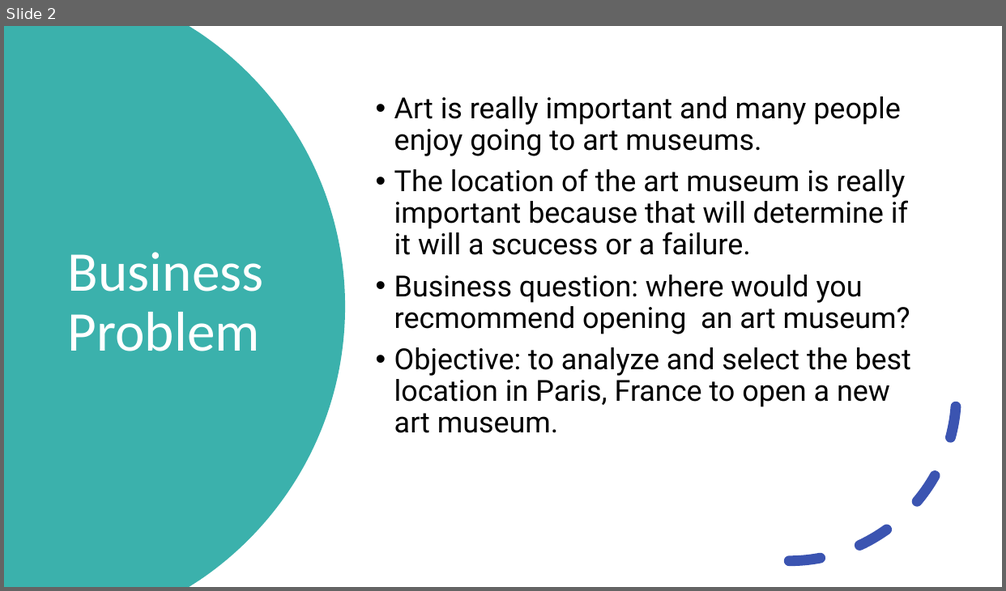
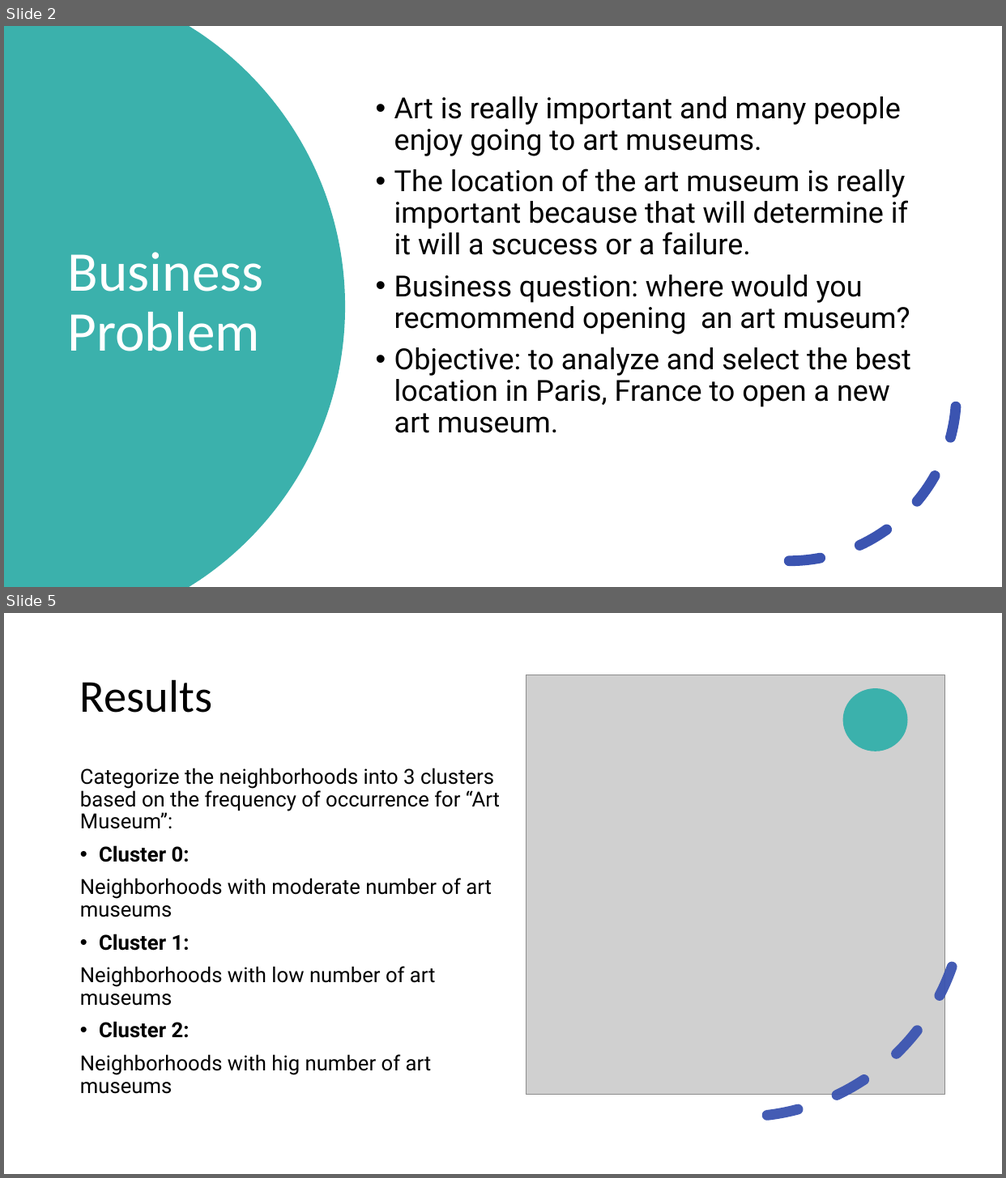
Before and after one commit to danahaljar/capstone-, a slide deck: Introduction/ParisProject.pptx. Shown one above the other, each under a label of ours: slide 2 before the commit, slides 2 and 5 after it; the slides between them are not shown. The pictures are 1006x591 and 1006x1178 pixels, drawn with LibreOffice and Linux fonts; fonts in the diff are those of the drawing; grey boxes stand for pictures. Boxes give left, top, right and bottom in pixels: in the first picture for what was removed or moved away, otherwise in the second. Text is boxed around its words. In the diff, an @@ line names an element or a change of style, - is before the commit and + after.

```diff
--- a/Introduction/ParisProject.pptx
+++ b/Introduction/ParisProject.pptx
@@ slide 5 added at (4,613,1002,1174), background #FFFFFF; not listed: 2 template elements that a slide beside it also shows @@
@@ rectangle added at (4,613,1002,1174), fill #FFFFFF @@
@@ arc (boxed as its full ellipse) added at (492,645,990,1142), outline #3B54B1 10 pt dashed @@
@@ title added at (80,679,212,713), 44 pt, text #000000 @@
+Results
@@ picture added at (526,675,945,1094) @@
@@ ellipse added at (843,688,908,752), fill #3BB1AC @@
@@ text added at (80,768,500,1094), 20 pt, text #000000 @@
+Categorize the neighborhoods into 3 clusters based on the frequency of occurrence for “Art Museum”:
+• Cluster 0:
+Neighborhoods with moderate number of art museums
+• Cluster 1:
+Neighborhoods with low number of art museums
+• Cluster 2:
+Neighborhoods with hig number of art museums
```
Also in this commit, not shown: 1 slide changed, 3 other slides added.
